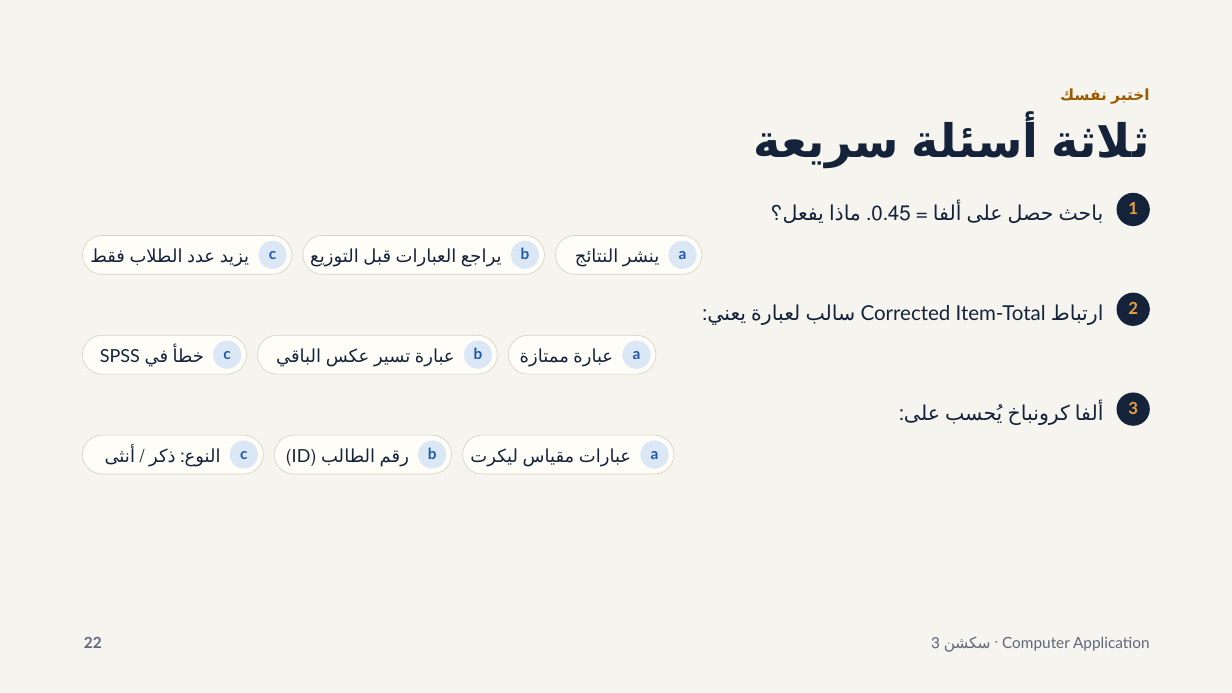
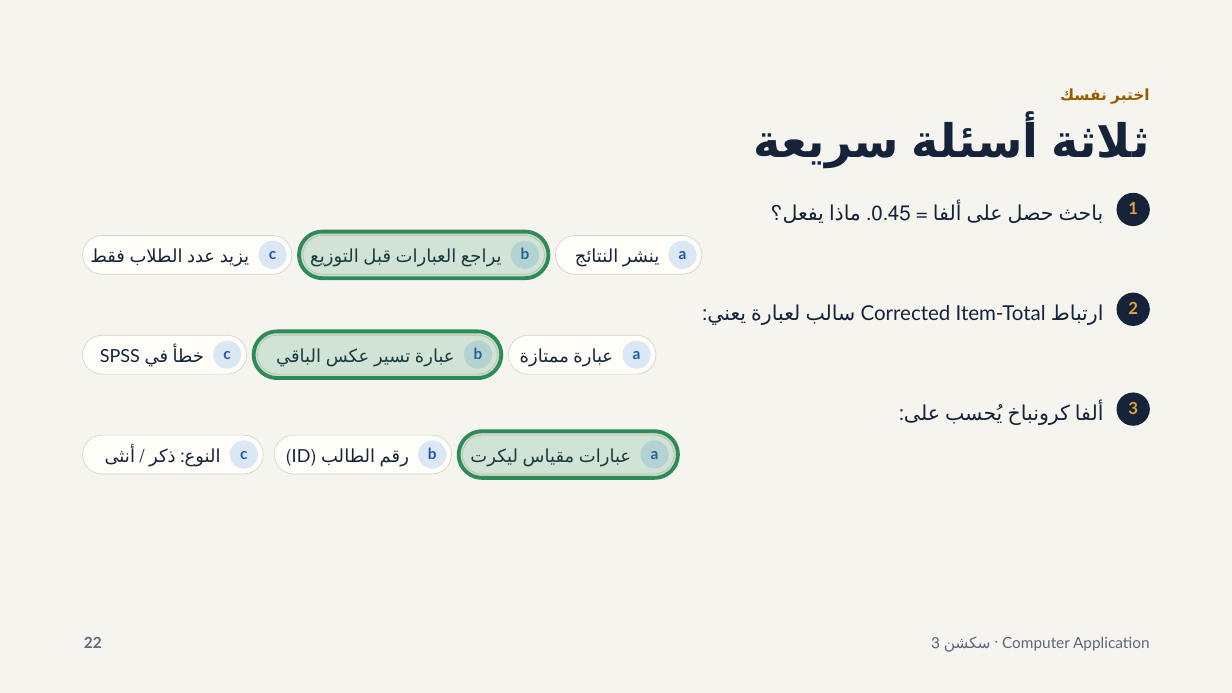
Before and after one commit to moali30/computer-application-2026-2027, a slide deck: slide 22 of سكشن 3 — ثبات الاستبيان.pptx. Drawn at 1232x693 pixels with LibreOffice and Linux fonts; fonts in the diff are those of the drawing. Boxes give left, top, right and bottom in pixels: in the first picture for what was removed or moved away, otherwise in the second. Text is boxed around its words. In the diff, an @@ line names an element or a change of style, - is before the commit and + after.

```diff
--- a/سكشن 3 — ثبات الاستبيان.pptx
+++ b/سكشن 3 — ثبات الاستبيان.pptx
@@ rounded rectangle added at [299,232,549,278], fill #2E8B57 at 22% opacity, outline #2E8B57 3 pt @@
@@ rounded rectangle added at [254,332,502,378], fill #2E8B57 at 22% opacity, outline #2E8B57 3 pt @@
@@ rounded rectangle added at [458,432,677,478], fill #2E8B57 at 22% opacity, outline #2E8B57 3 pt @@
```
Also in this commit, not shown: 2 other slides changed, 2 other files.
